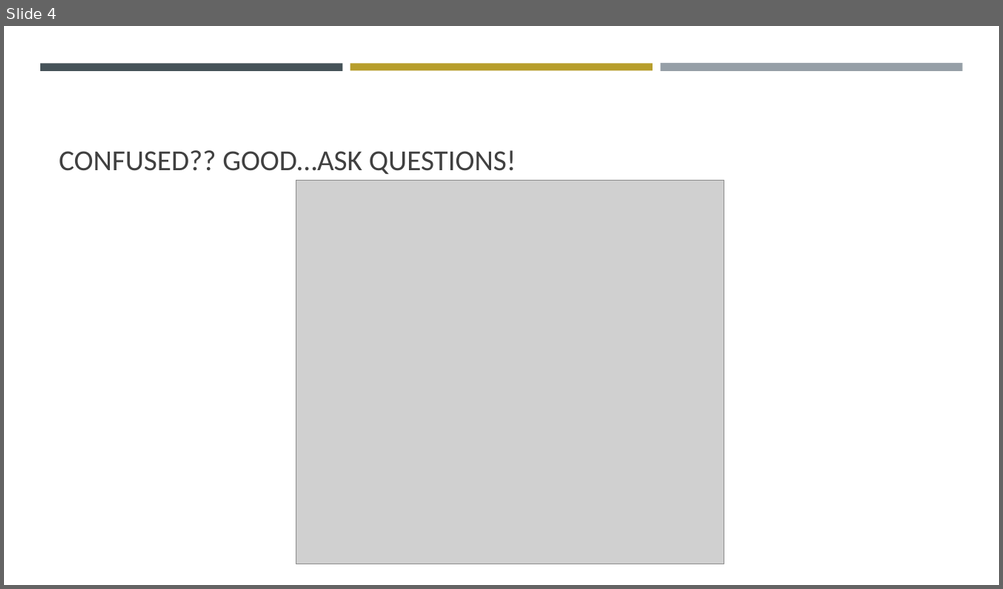
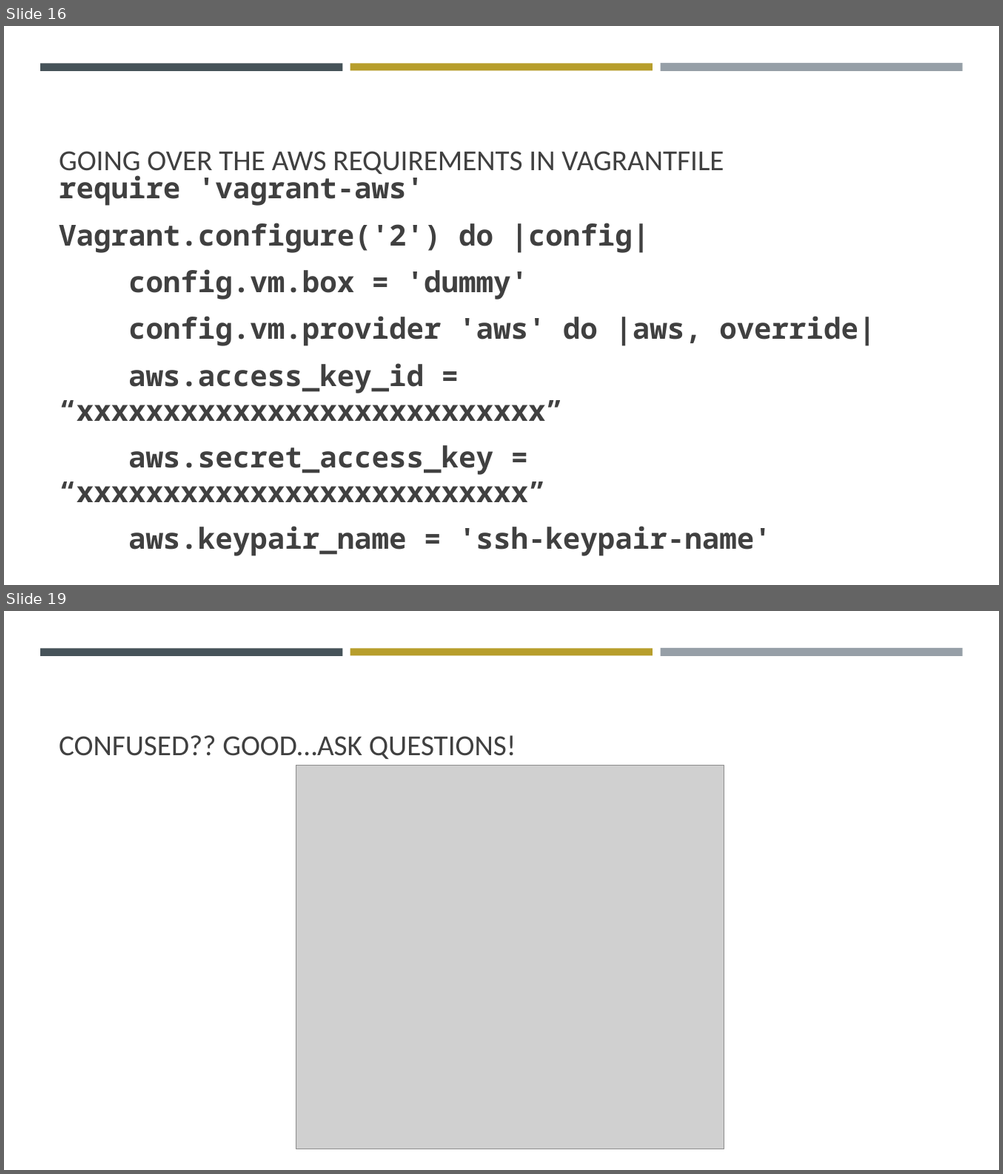
Before and after one commit to ferninphilly/accelebrate-vagrant-docker, a slide deck: module03/presentationThree.pptx. Shown one above the other, each under a label of ours: slide 4 before the commit, slides 16 and 19 after it; the slides between them are not shown. The pictures are 1003x589 and 1003x1174 pixels, drawn with LibreOffice and Linux fonts; fonts in the diff are those of the drawing; grey boxes stand for pictures. Boxes give left, top, right and bottom in pixels: in the first picture for what was removed or moved away, otherwise in the second. Text is boxed around its words. In the diff, an @@ line names an element or a change of style, - is before the commit and + after.

```diff
--- a/module03/presentationThree.pptx
+++ b/module03/presentationThree.pptx
@@ slide 16 added at (4,26,999,585), background #FFFFFF; not listed: 3 template elements that a slide beside it also shows @@
@@ title added at (59,151,723,178), 28 pt, text #404040 @@
+GOING OVER THE AWS REQUIREMENTS IN VAGRANTFILE
@@ text added at (59,172,875,557), 28 pt, text #404040, bold @@
+require 'vagrant-aws'
+Vagrant.configure('2') do |config|
+config.vm.box = 'dummy'
+config.vm.provider 'aws' do |aws, override|
+aws.access_key_id = “xxxxxxxxxxxxxxxxxxxxxxxxxxx”
+aws.secret_access_key = “xxxxxxxxxxxxxxxxxxxxxxxxxx”
+aws.keypair_name = 'ssh-keypair-name'
@@ what was slide 4 is now slide 19 @@
```
Also in this commit, not shown: 2 slides changed, 14 other slides added.
